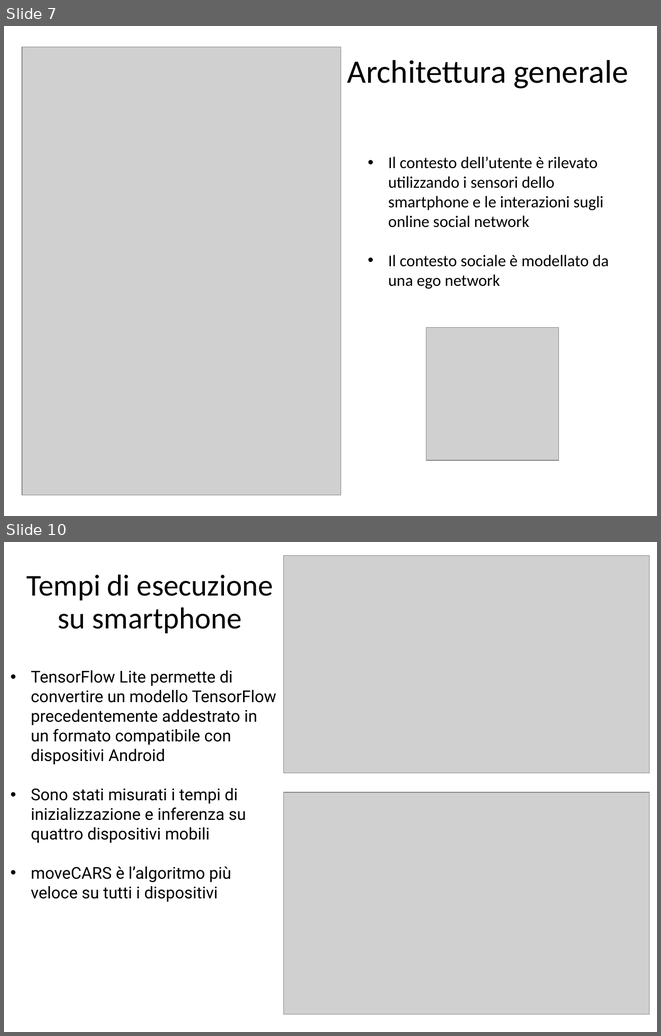
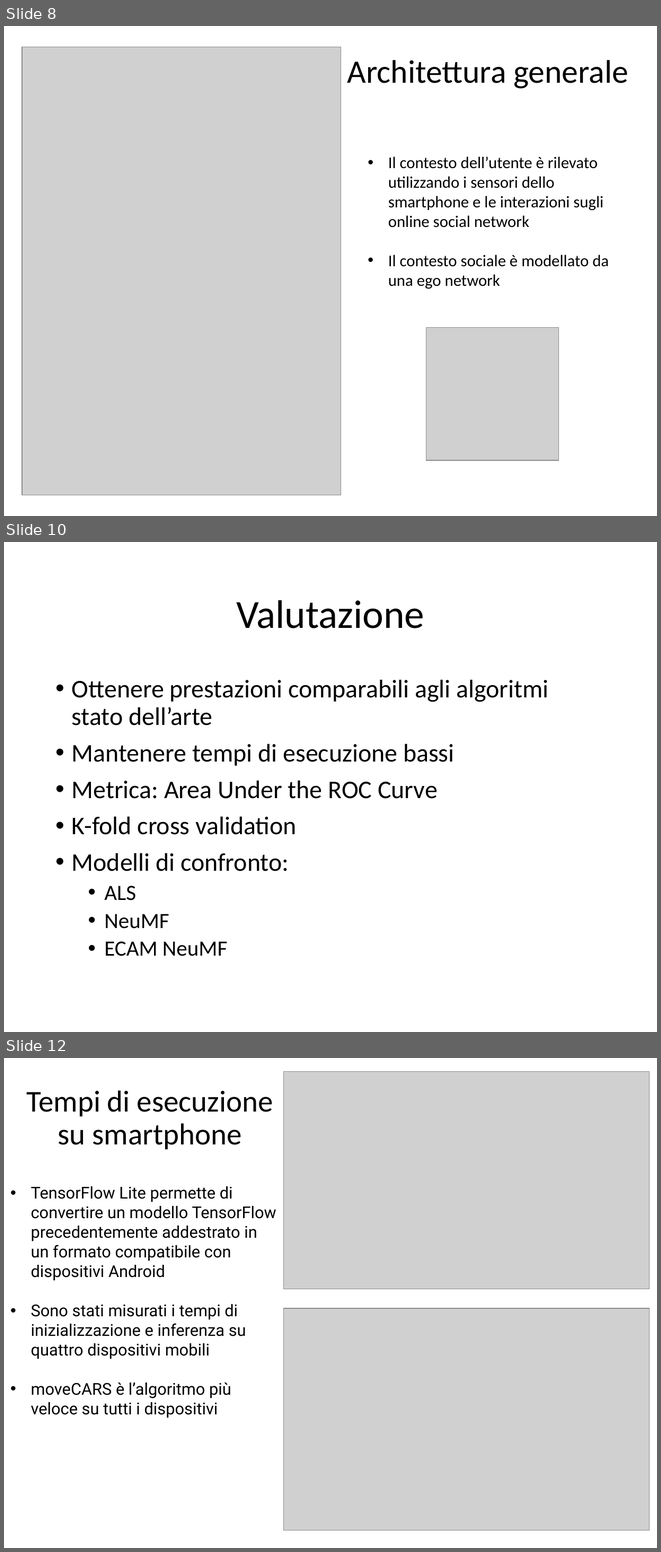
Before and after one commit to CriptHunter/tesi, a slide deck: presentazione/presentazione.pptx. Shown one above the other, each under a label of ours: slides 7 and 10 before the commit, slides 8, 10 and 12 after it; the slides between them are not shown. The pictures are 661x1036 and 661x1552 pixels, drawn with LibreOffice and Linux fonts; fonts in the diff are those of the drawing; grey boxes stand for pictures. Boxes give left, top, right and bottom in pixels: in the first picture for what was removed or moved away, otherwise in the second. Text is boxed around its words. In the diff, an @@ line names an element or a change of style, - is before the commit and + after.

```diff
--- a/presentazione/presentazione.pptx
+++ b/presentazione/presentazione.pptx
@@ slide 10 added at [4,542,657,1032], background #FFFFFF @@
@@ title added at [236,600,424,628], 44 pt, text #000000 @@
+Valutazione
@@ text added at [72,679,548,956], 28 pt, text #000000 @@
+• Ottenere prestazioni comparabili agli algoritmi stato dell’arte
+• Mantenere tempi di esecuzione bassi
+• Metrica: Area Under the ROC Curve
+• K-fold cross validation
+• Modelli di confronto:
+  • ALS
+  • NeuMF
+  • ECAM NeuMF
@@ what was slide 7 is now slide 8 @@
@@ what was slide 10 is now slide 12 @@
```
Also in this commit, not shown: 5 slides changed, 1 other slide added.
